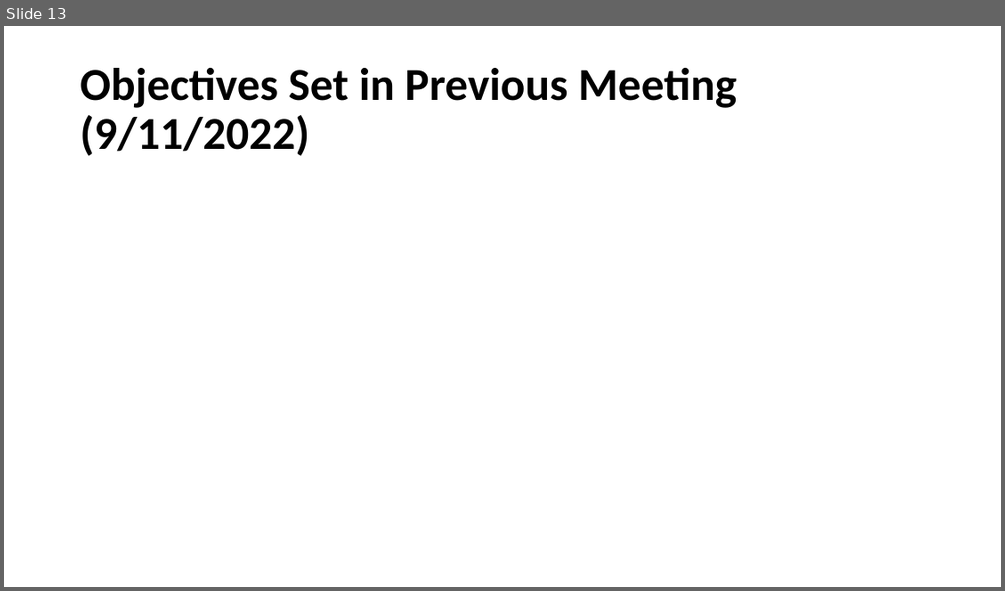
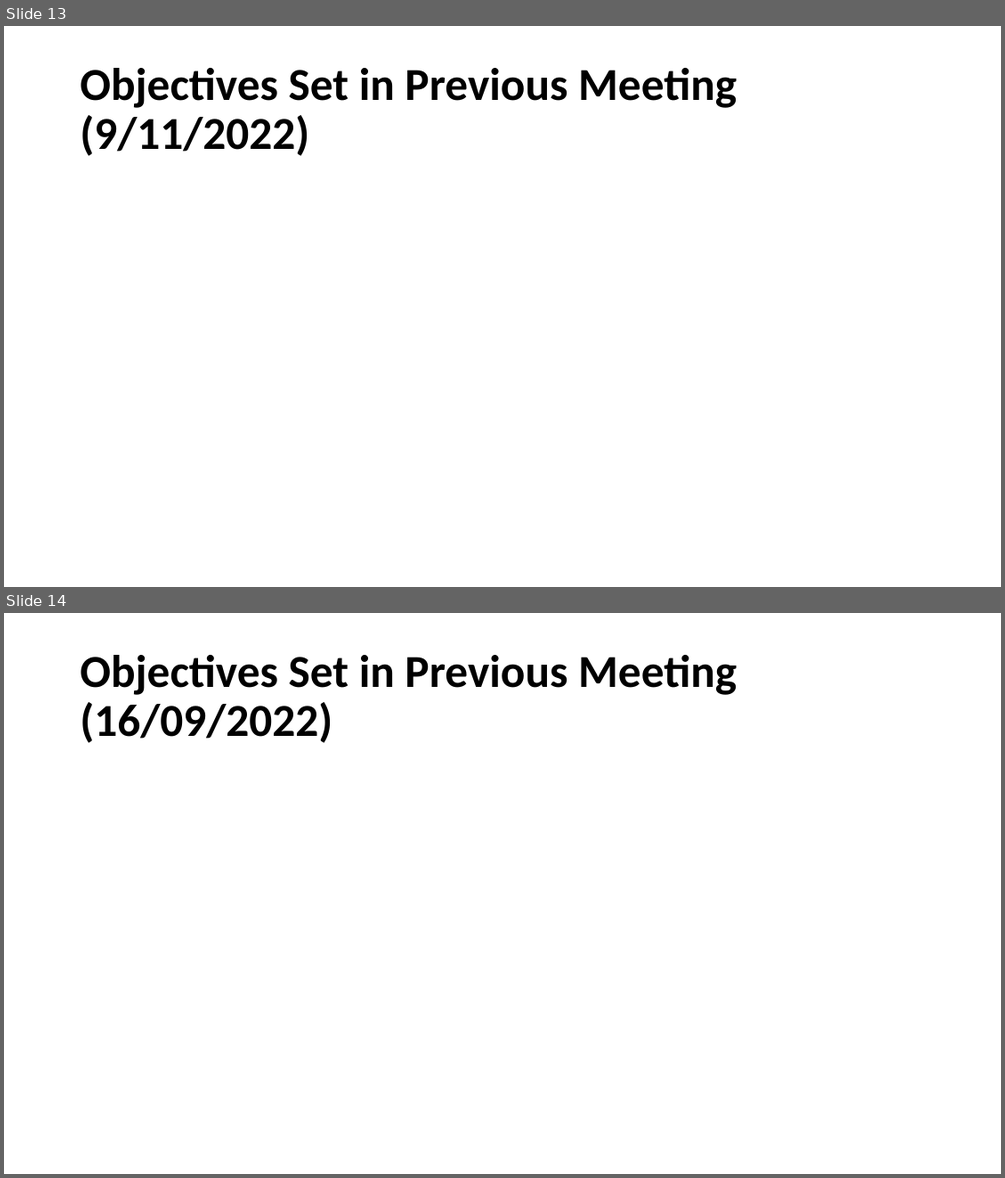
Before and after one commit to spemmaraju5/MSc-Physics-Monash-University, a slide deck: Research_Project/LHCb Starterkit/MSc Research Project Progress 31 Aug 2022 [Autosaved].pptx. Shown one above the other, each under a label of ours: slide 13 before the commit, slides 13 and 14 after it. The pictures are 1005x591 and 1005x1178 pixels, drawn with LibreOffice and Linux fonts; fonts in the diff are those of the drawing; grey boxes stand for pictures. Boxes give left, top, right and bottom in pixels: in the first picture for what was removed or moved away, otherwise in the second. Text is boxed around its words. In the diff, an @@ line names an element or a change of style, - is before the commit and + after.

Commit message:
Updated research project progress ppt

```diff
--- a/Research_Project/LHCb Starterkit/MSc Research Project Progress 31 Aug 2022 [Autosaved].pptx
+++ b/Research_Project/LHCb Starterkit/MSc Research Project Progress 31 Aug 2022 [Autosaved].pptx
@@ slide 14 added at (x1=4, y1=613, x2=1001, y2=1174), background #FFFFFF @@
@@ title added at (x1=80, y1=655, x2=736, y2=743), 44 pt, text #000000, bold @@
+Objectives Set in Previous Meeting (16/09/2022)
```
